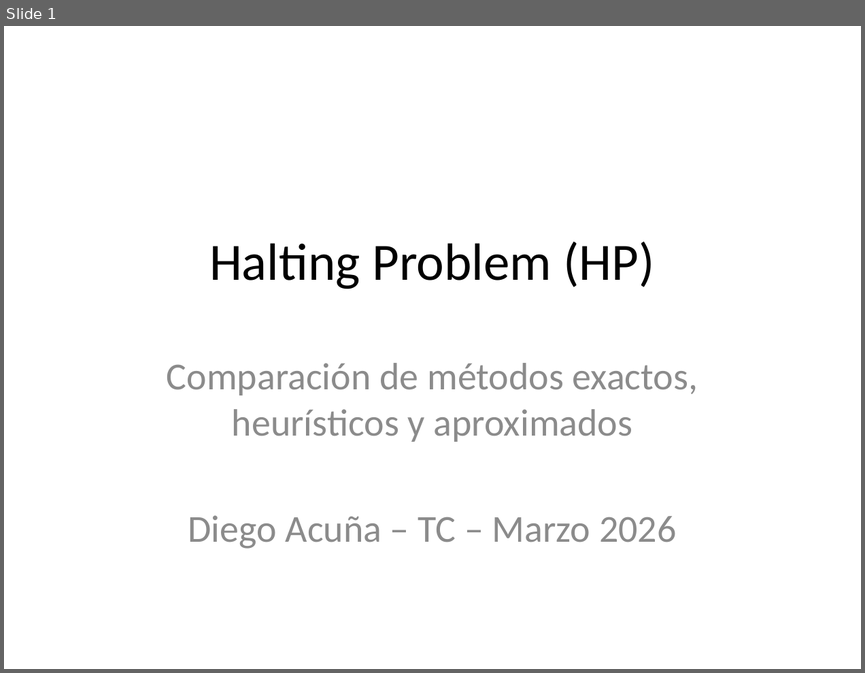
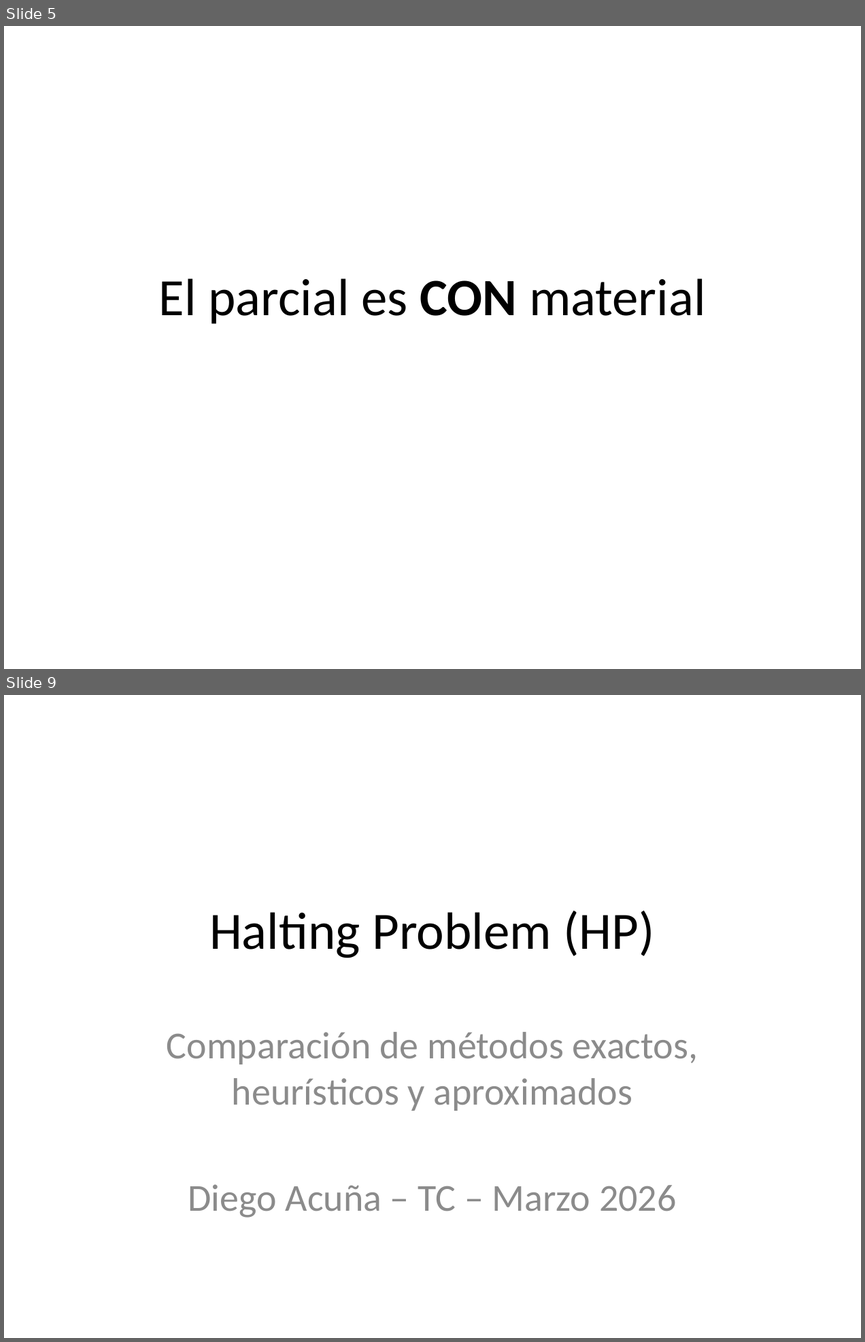
Before and after one commit to diegoacu1234/TC_Marzo26, a slide deck: S01_Intro/01_ProblemasIntroductorios/Diapos.pptx. Shown one above the other, each under a label of ours: slide 1 before the commit, slides 5 and 9 after it; the slides between them are not shown. The pictures are 865x673 and 865x1342 pixels, drawn with LibreOffice and Linux fonts; fonts in the diff are those of the drawing. Boxes give left, top, right and bottom in pixels: in the first picture for what was removed or moved away, otherwise in the second. Text is boxed around its words. In the diff, an @@ line names an element or a change of style, - is before the commit and + after.

```diff
--- a/S01_Intro/01_ProblemasIntroductorios/Diapos.pptx
+++ b/S01_Intro/01_ProblemasIntroductorios/Diapos.pptx
@@ slide 5 added at [4, 26, 861, 669], background #FFFFFF @@
@@ title added at [159, 278, 706, 324], 44 pt, text #000000 @@
+El parcial es CON material
@@ what was slide 1 is now slide 9 @@
```
Also in this commit, not shown: 8 other slides added, 1 other file.
